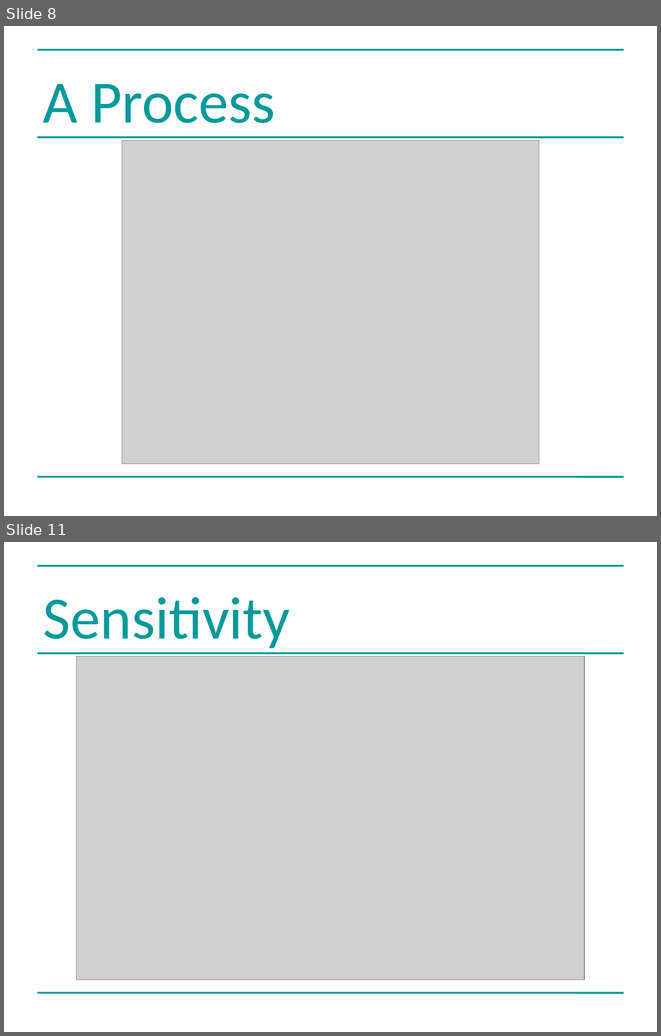
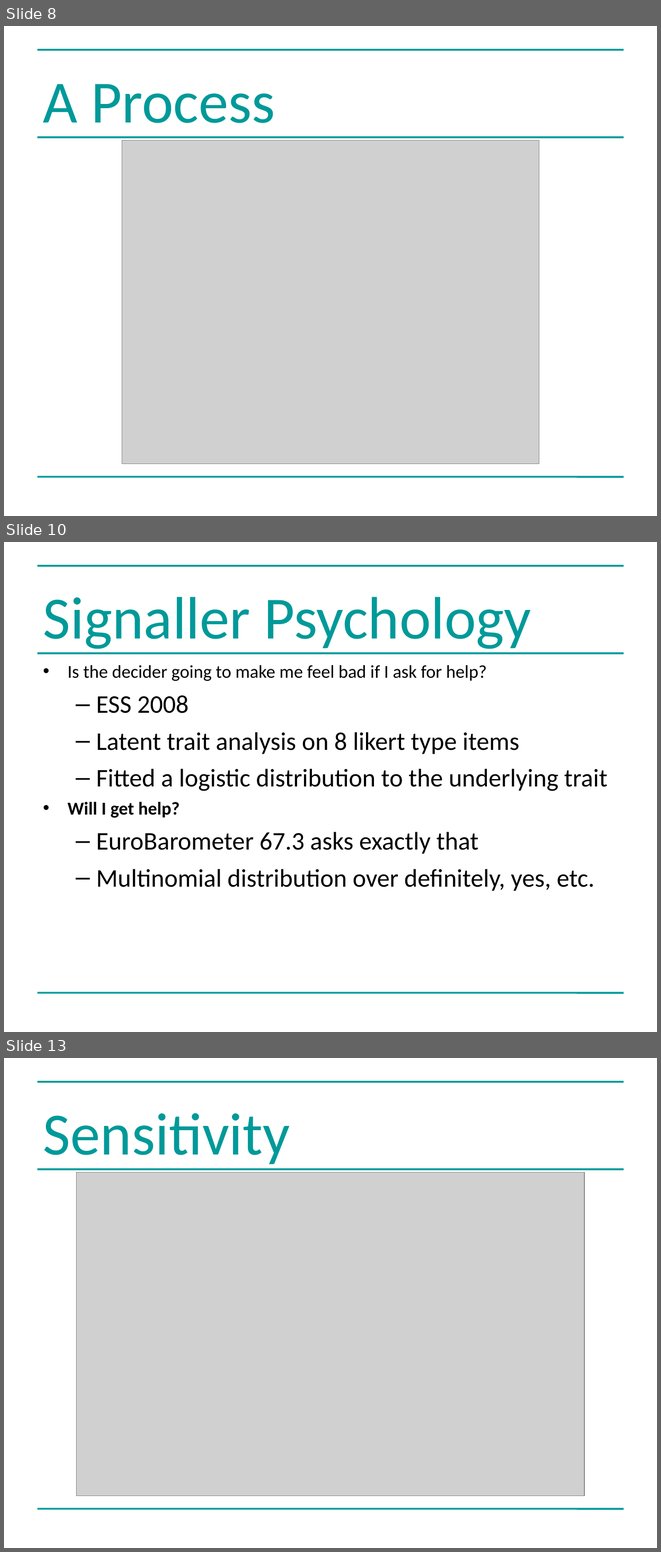
Before and after one commit to greenape/bsps2015, a slide deck: presentation/risky_aging_bsps.ppt. Shown one above the other, each under a label of ours: slides 8 and 11 before the commit, slides 8, 10 and 13 after it; the slides between them are not shown. The pictures are 661x1036 and 661x1552 pixels, drawn with LibreOffice and Linux fonts; fonts in the diff are those of the drawing; grey boxes stand for pictures. Boxes give left, top, right and bottom in pixels: in the first picture for what was removed or moved away, otherwise in the second. Text is boxed around its words. In the diff, an @@ line names an element or a change of style, - is before the commit and + after.

```diff
--- a/presentation/risky_aging_bsps.ppt
+++ b/presentation/risky_aging_bsps.ppt
@@ slide 10 added at [4, 542, 657, 1032], background #FFFFFF; not listed: 3 template elements that a slide beside it also shows @@
@@ title added at [43, 597, 531, 653], 66 pt, text #009999 @@
+Signaller Psychology
@@ text added at [68, 665, 608, 891], 28 pt, text #000000 @@
+• Is the decider going to make me feel bad if I ask for help?
+  – ESS 2008
+  – Latent trait analysis on 8 likert type items
+  – Fitted a logistic distribution to the underlying trait
+• Will I get help?
+  – EuroBarometer 67.3 asks exactly that
+  – Multinomial distribution over definitely, yes, etc.
@@ what was slide 11 is now slide 13 @@
```
Also in this commit, not shown: 6 slides changed, 3 other slides added, 2 slides removed.
